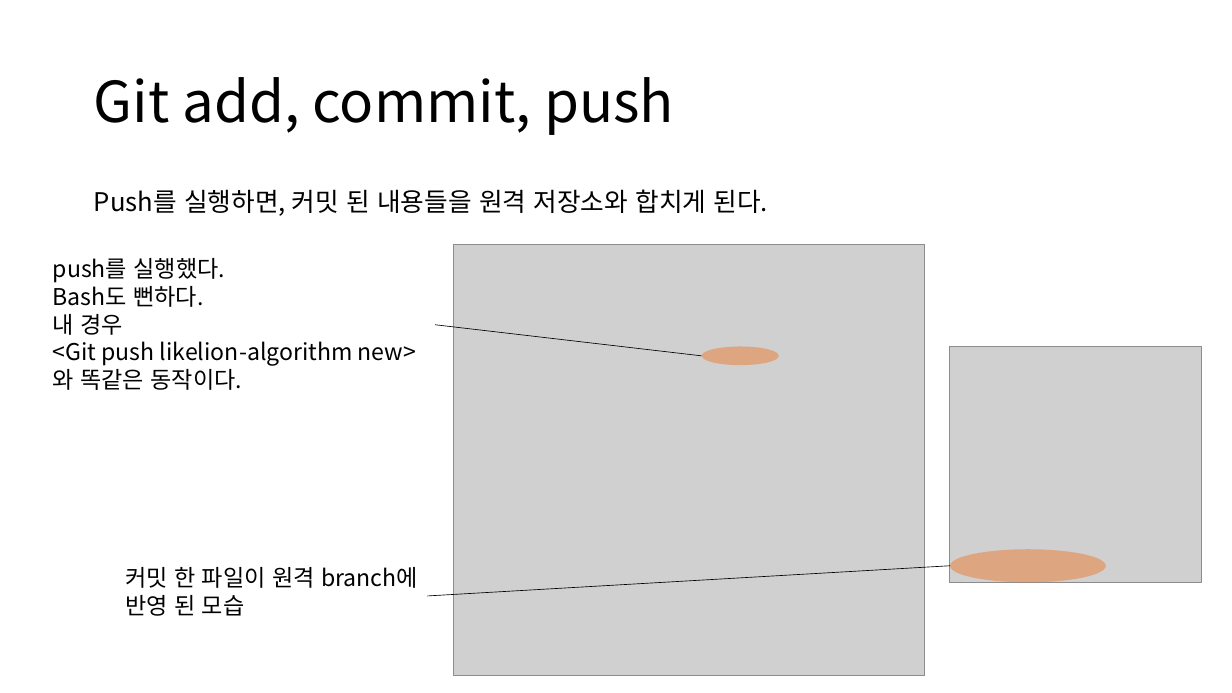
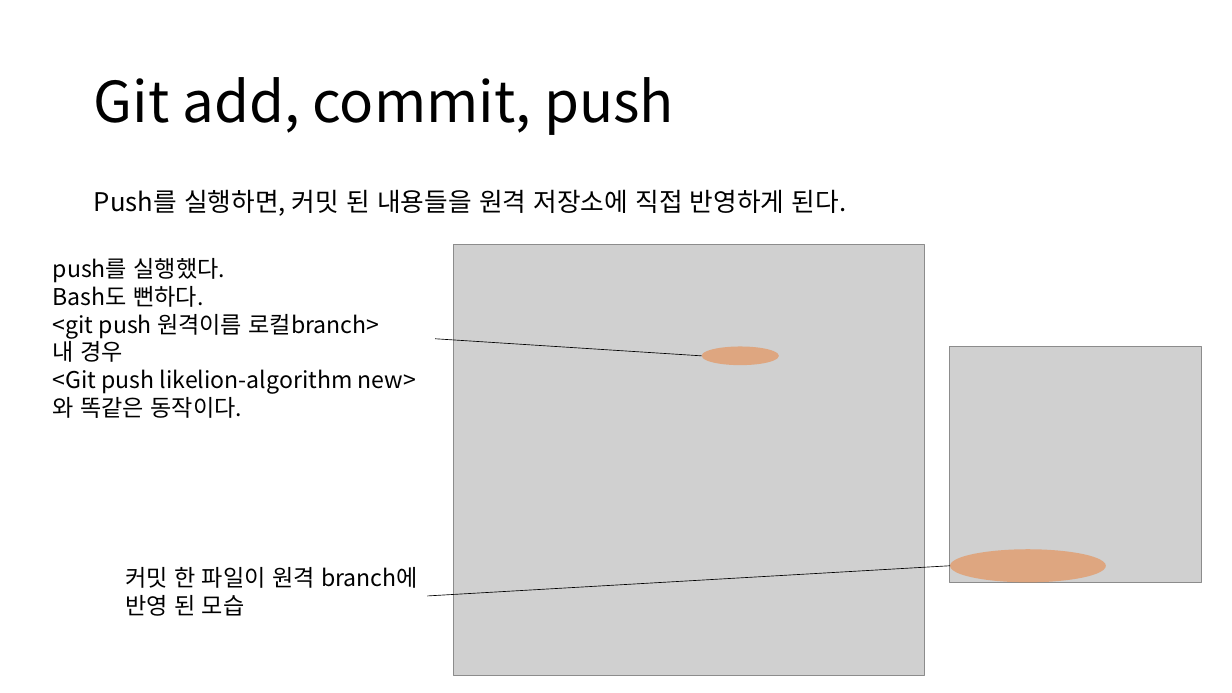
Before and after one commit to Likelion-Algorithm/AlgoStudy, a slide deck: slide 35 of 깃 사용법 정리.pptx. Drawn at 1232x693 pixels with LibreOffice and Linux fonts; fonts in the diff are those of the drawing; grey boxes stand for pictures. Boxes give left, top, right and bottom in pixels: in the first picture for what was removed or moved away, otherwise in the second. Text is boxed around its words. In the diff, an @@ line names an element or a change of style, - is before the commit and + after.

```diff
--- a/깃 사용법 정리.pptx
+++ b/깃 사용법 정리.pptx
@@ text at bbox=[94, 189, 847, 216]: text changed @@
-Push를 실행하면, 커밋 된 내용들을 원격 저장소와 합치게 된다.
+Push를 실행하면, 커밋 된 내용들을 원격 저장소에 직접 반영하게 된다.
@@ text at bbox=[53, 314, 380, 338]: paragraph added @@
+<git push 원격이름 로컬branch>
@@ line moved from (701, 356) - (435, 324) to (701, 356) - (435, 339) @@
```
Also in this commit, not shown: 11 other slides changed.
